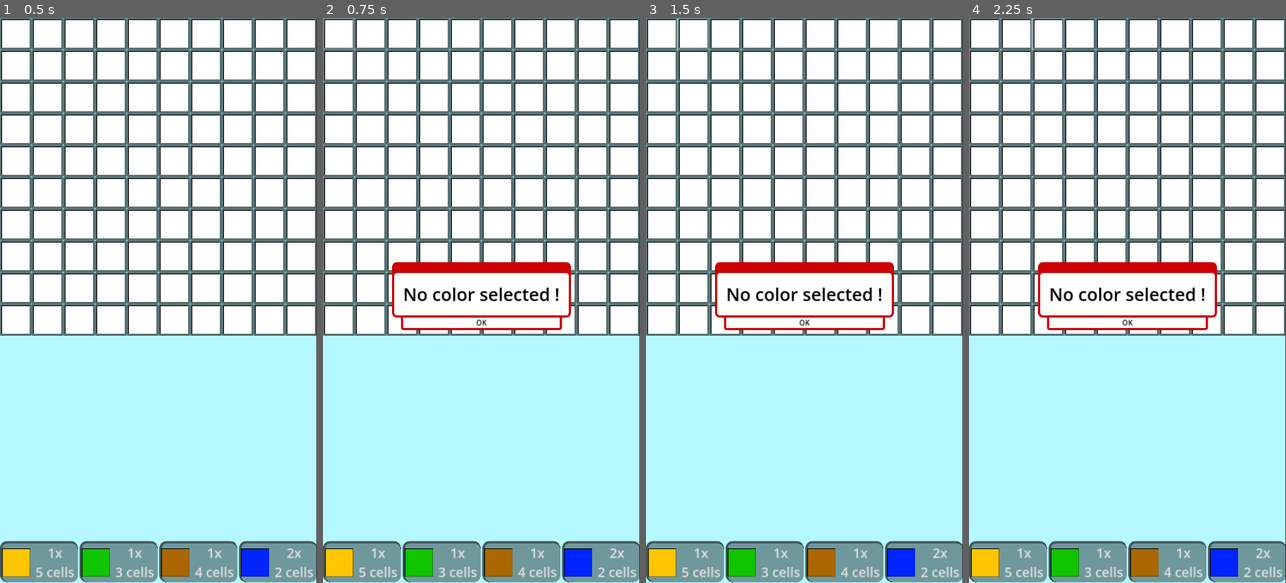
Above: before the commit, frames 1-4 (left to right).
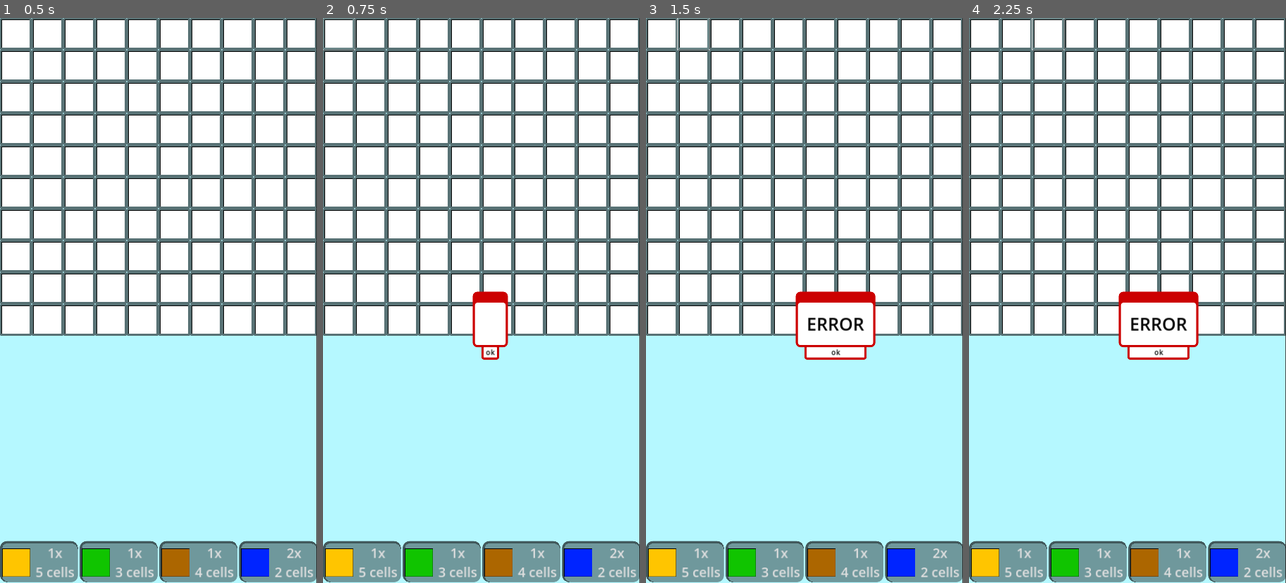
Above: after the commit, the same moments.

Repository: Awe0/AppMobile
Game: Godot game, scene res://Scenes/Game.tscn
Same seed, same stepped clock (60 frames per second), same inputs: the game is played once before the commit and once after it.
Inputs (mouse positions are in pixels of both pictures, inside the frame that each line leads up to):
- Up to frame 1 (0.5 s): no input
- Up to frame 2 (0.75 s): click (338, 34) at 0.52 s
- Up to frame 3 (1.5 s): click (693, 34) at 1.27 s
- Up to frame 4 (2.25 s): click (1048, 34) at 2.02 s

Frame 1 is identical in both runs. In frame 2, 3.9% of the frame differs, in the area x 21-79%, y 43-61%; in frame 3, 4.6%; in frame 4, 4.6%.

Commit message:
warning popup in progress

Diff:
--- a/hideandseekgds/Scenes/Game.tscn
+++ b/hideandseekgds/Scenes/Game.tscn
@@ -1,41 +1,10 @@
-[gd_scene load_steps=13 format=3 uid="uid://w7j6d2dkb4nj"]
+[gd_scene load_steps=9 format=3 uid="uid://w7j6d2dkb4nj"]
 
 [ext_resource type="Script" path="res://Scripts/game.gd" id="1_y1bmt"]
 [ext_resource type="Texture2D" uid="uid://lhbydo8ab6ib" path="res://Assets/yellow.png" id="2_0cn5u"]
-[ext_resource type="Theme" uid="uid://byxv1brsahxxk" path="res://Themes/Warning_Label*.theme" id="2_bak1u"]
 [ext_resource type="Texture2D" uid="uid://ckcvnq4f0ghwd" path="res://Assets/green.png" id="3_gl6ci"]
 [ext_resource type="Texture2D" uid="uid://di28kh786gp4t" path="res://Assets/brown.png" id="4_dyo82"]
 [ext_resource type="Texture2D" uid="uid://b4kgbcwca8qlo" path="res://Assets/blue.png" id="5_wmgmb"]
-
-[sub_resource type="StyleBoxFlat" id="StyleBoxFlat_y28rf"]
-bg_color = Color(1, 1, 1, 0.643137)
-border_width_left = 5
-border_width_top = 5
-border_width_right = 5
-border_width_bottom = 5
-border_color = Color(1, 0, 0, 1)
-corner_radius_top_left = 5
-corner_radius_top_right = 5
-corner_radius_bottom_right = 5
-corner_radius_bottom_left = 5
-
-[sub_resource type="StyleBoxFlat" id="StyleBoxFlat_n376p"]
-bg_color = Color(1, 1, 1, 1)
-border_width_left = 5
-border_width_top = 5
-border_width_right = 5
-border_width_bottom = 5
-border_color = Color(0.8, 0, 0, 1)
-corner_radius_top_left = 5
-corner_radius_top_right = 5
-corner_radius_bottom_right = 5
-corner_radius_bottom_left = 5
-
-[sub_resource type="Theme" id="Theme_52dsr"]
-Button/colors/font_color = Color(0, 0, 0, 1)
-Button/colors/font_hover_color = Color(0, 0, 0, 1)
-Button/styles/hover = SubResource("StyleBoxFlat_y28rf")
-Button/styles/normal = SubResource("StyleBoxFlat_n376p")
 
 [sub_resource type="StyleBoxFlat" id="StyleBoxFlat_srafb"]
 bg_color = Color(0.0431373, 0.00392157, 0, 0.67451)
@@ -96,51 +65,6 @@
 grow_horizontal = 2
 grow_vertical = 2
 
-[node name="VBoxContainer" type="VBoxContainer" parent="PopupContainer"]
-visible = false
-layout_mode = 2
-theme_override_constants/separation = 15
-
-[node name="NoSelection" type="Label" parent="PopupContainer/VBoxContainer"]
-layout_mode = 2
-theme = ExtResource("2_bak1u")
-text = "No color selected !"
-
-[node name="Button" type="Button" parent="PopupContainer/VBoxContainer"]
-layout_mode = 2
-theme = SubResource("Theme_52dsr")
-text = "OK"
-
-[node name="VBoxContainer2" type="VBoxContainer" parent="PopupContainer"]
-visible = false
-layout_mode = 2
-theme_override_constants/separation = 15
-
-[node name="CantPlace" type="Label" parent="PopupContainer/VBoxContainer2"]
-layout_mode = 2
-theme = ExtResource("2_bak1u")
-text = "Can't place here !"
-
-[node name="Button" type="Button" parent="PopupContainer/VBoxContainer2"]
-layout_mode = 2
-theme = SubResource("Theme_52dsr")
-text = "OK"
-
-[node name="VBoxContainer3" type="VBoxContainer" parent="PopupContainer"]
-visible = false
-layout_mode = 2
-theme_override_constants/separation = 15
-
-[node name="CantRotate" type="Label" parent="PopupContainer/VBoxContainer3"]
-layout_mode = 2
-theme = ExtResource("2_bak1u")
-text = "Can't rotate, no color selected."
-
-[node name="Button" type="Button" parent="PopupContainer/VBoxContainer3"]
-layout_mode = 2
-theme = SubResource("Theme_52dsr")
-text = "OK"
-
 [node name="HBoxContainer" type="HBoxContainer" parent="."]
 layout_mode = 1
 offset_top = 1185.0
--- a/hideandseekgds/Scripts/game.gd
+++ b/hideandseekgds/Scripts/game.gd
@@ -2,17 +2,18 @@
 
 const GRID_SIZE = 10
 const BLANK_CELL = preload("res://Assets/blank.png")
+@onready var popup_scene= load("res://Scenes/Popup.tscn")
 @onready var color_buttons_container = $HBoxContainer
 @onready var popup_container = $PopupContainer
+@onready var popup_instance = popup_scene.instantiate()
 var color_buttons
-var popups
 var cells = []
 var selected_color = null
+var popup = null
 
 func _ready():
 	create_grid()
 	color_buttons = get_color_buttons()
-	popups = get_Hbox_popup()
 
 func _process(delta: float) -> void:
 	rotate_color()
@@ -22,7 +23,6 @@
 		var row = []
 		for j in range(GRID_SIZE):
 			var cell_button = Button.new()
-			cell_button.text = ""
 			cell_button.icon = load("res://Assets/blank.png")
 			cell_button.pressed.connect(func() -> void:
 				_button_pressed(i, j)
@@ -32,22 +32,25 @@
 		cells.append(row)
 
 func _button_pressed(i: int, j: int) -> void:
+	var text_error = "ERROR"
 	if selected_color:
 		place_color(i, j)
 	else:
-		popups[0].visible = true
+		SignalBus.popup_displayed.emit(text_error)
+		popup_container.add_child(popup_instance)
 
 func place_color(i: int, j: int):
+	var text_error = "Can't place here."
 	if can_place_color(i, j, selected_color.size, selected_color.is_vertical):
 		selected_color.start_position = Vector2(i, j)
-		print(selected_color.color_name)
 		for n in range(selected_color.size):
 			var x = i + n if selected_color.is_vertical else i
 			var y = j if selected_color.is_vertical else j + n
 			cells[x][y].icon = load("res://Assets/"+ selected_color.color_name +".png")
 		selected_color = null
 	else:
-		popups[1].visible = true
+		SignalBus.popup_displayed.emit(text_error)
+		popup_container.add_child(popup_instance)
 
 func can_place_color(i: int, j: int, size: int, is_vertical: bool) -> bool:
 	for n in range(size):
@@ -69,7 +72,7 @@
 	elif color_buttons[3].is_pressed():
 		selected_color = preload("res://Scenes/Blue.tscn").instantiate()
 	elif color_buttons[4].is_pressed():
-		print(popups)
+		print("popups")
 
 func get_color_buttons():
 	var buttons = []
@@ -79,19 +82,11 @@
 			buttons.append(child)
 	return buttons
 
-func get_Hbox_popup():
-	var popup = []
-	for l in popup_container.get_child_count():
-		var child = popup_container.get_child(l)
-		print(child)
-		if child is VBoxContainer:
-			popup.append(child)
-	return popup
-
 func rotate_color():
+	var text_error = "No color selected, you can't rotate."
 	if Input.is_action_just_released("rotate"):
 		if selected_color != null:
 			selected_color.is_vertical = false
-			print("ROTATING")
 		else:
-			popups[2].visible = true
+			SignalBus.popup_displayed.emit(text_error)
+			popup_container.add_child(popup_instance)
--- /dev/null
+++ b/hideandseekgds/Scripts/popup.gd
@@ -0,0 +1,11 @@
+extends Control
+
+@onready var label: Label = $VBoxContainer/Label
+@onready var button: Button = $VBoxContainer/Button
+
+func _ready() -> void:
+	SignalBus.popup_displayed.connect(on_popup_displayed)
+
+func on_popup_displayed(text_error):
+	print("SIGNAL EMITED")
+	label.text = text_error
--- a/hideandseekgds/project.godot
+++ b/hideandseekgds/project.godot
@@ -14,6 +14,10 @@
 run/main_scene="res://Scenes/Game.tscn"
 config/features=PackedStringArray("4.3", "Mobile")
 config/icon="res://icon.svg"
+
+[autoload]
+
+SignalBus="*res://Scripts/signalbus.gd"
 
 [display]
 
